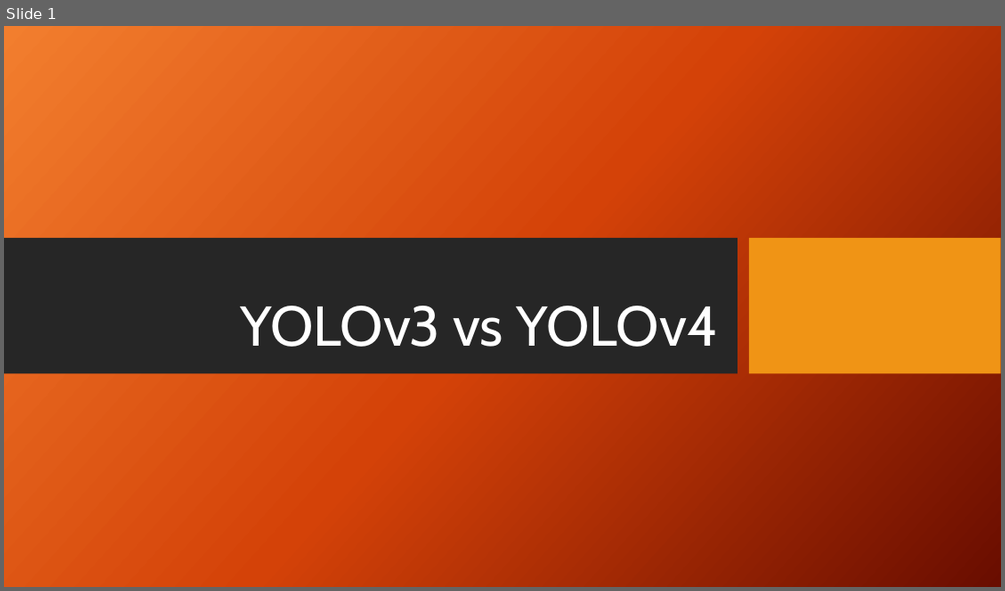
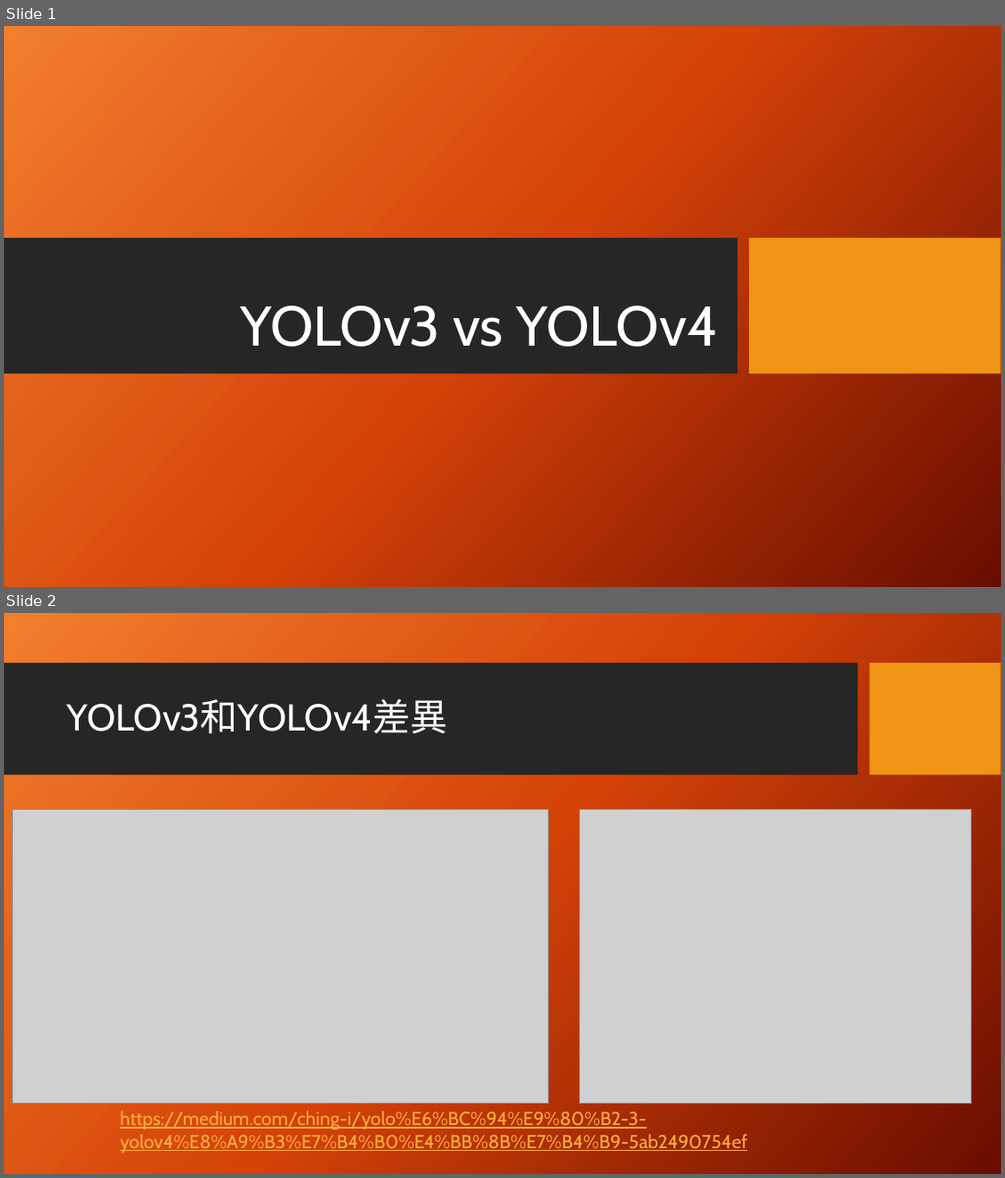
Before and after one commit to appletime81/Yolov3_versus_Yolov4, a slide deck: YOLOv3 vs YOLOv4.pptx. Shown one above the other, each under a label of ours: slide 1 before the commit, slides 1 and 2 after it. The pictures are 1005x591 and 1005x1178 pixels, drawn with LibreOffice and Linux fonts; fonts in the diff are those of the drawing; grey boxes stand for pictures; background and template pictures are left out. Boxes give left, top, right and bottom in pixels: in the first picture for what was removed or moved away, otherwise in the second. Text is boxed around its words. In the diff, an @@ line names an element or a change of style, - is before the commit and + after.

```diff
--- a/YOLOv3 vs YOLOv4.pptx
+++ b/YOLOv3 vs YOLOv4.pptx
@@ slide 2 added at (x1=4, y1=613, x2=1001, y2=1174), background picture (left out) @@
@@ rectangle added at (x1=4, y1=663, x2=858, y2=775), fill #262626 @@
@@ rectangle added at (x1=870, y1=663, x2=1001, y2=775), fill #F09415 @@
@@ title added at (x1=67, y1=699, x2=447, y2=734), 36 pt, text #FFFFFF @@
+YOLOv3和YOLOv4差異
@@ picture added at (x1=12, y1=809, x2=548, y2=1103) @@
@@ picture added at (x1=580, y1=809, x2=971, y2=1103) @@
@@ text added at (x1=120, y1=1110, x2=747, y2=1153), 18 pt, text #FFAE3E, underline @@
+https://medium.com/ching-i/yolo%E6%BC%94%E9%80%B2-3-yolov4%E8%A9%B3%E7%B4%B0%E4%BB%8B%E7%B4%B9-5ab2490754ef
```
Also in this commit, not shown: 2 other slides added, 1 slide removed, 2 other files.
